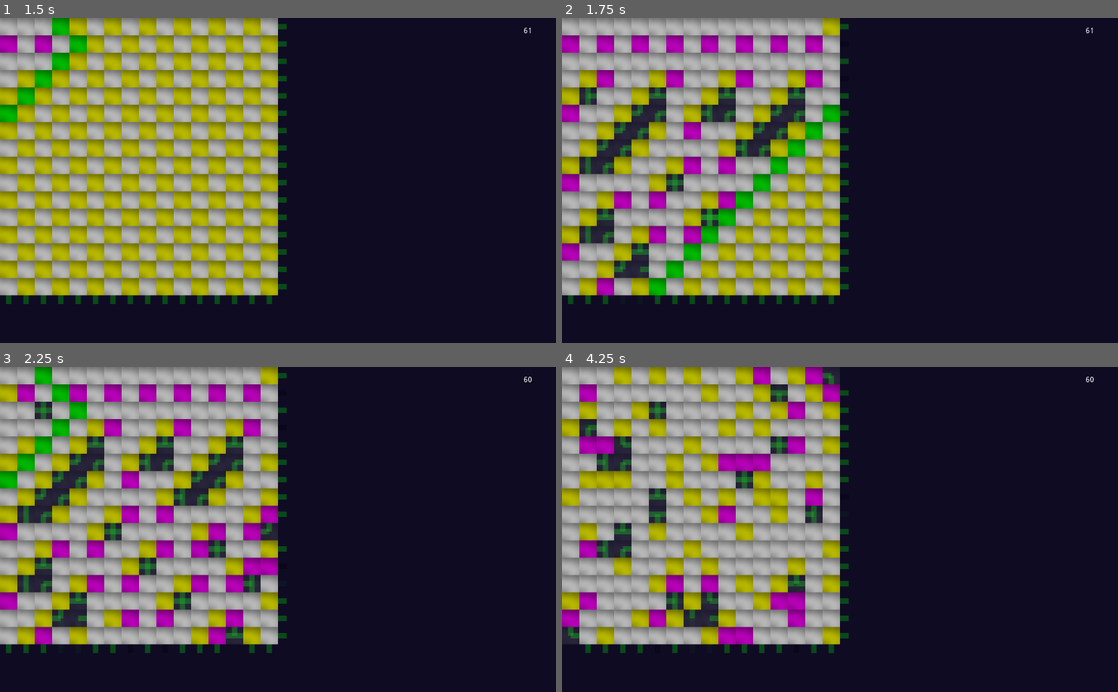
Above: before the commit, frames 1-4 (two rows, left to right).
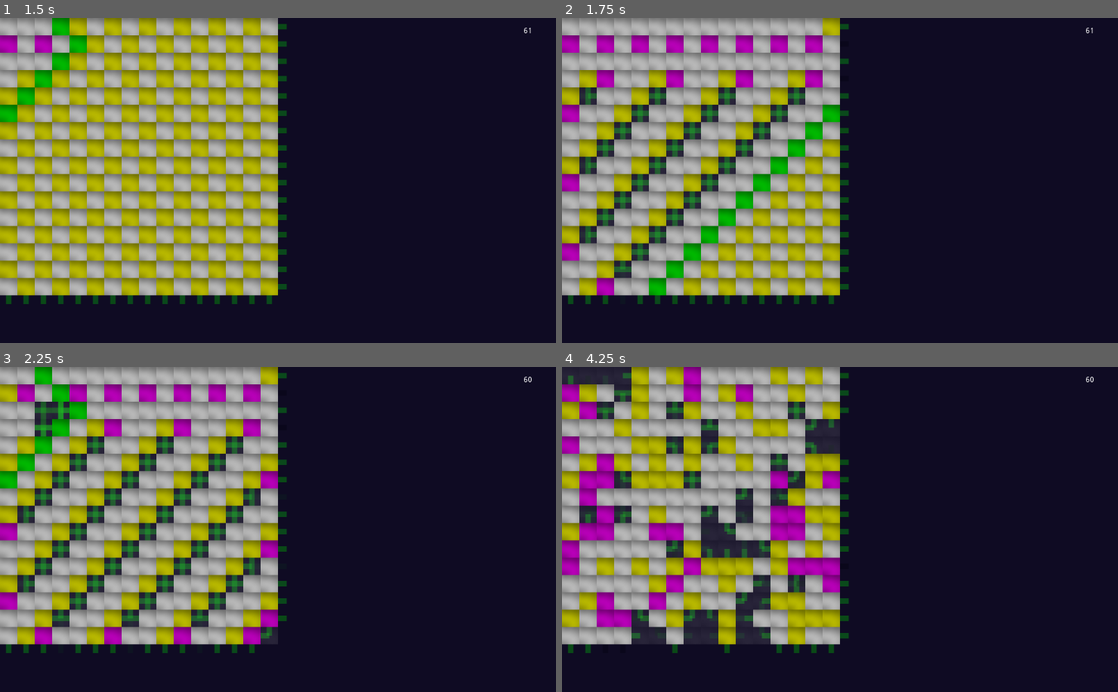
Above: after the commit, the same moments.

Repository: jonnelafin/Adjacency
Game: Godot game, scene res://Scenes/Main.tscn
Two runs of this game, one before a commit and one after it. Both use one fixed random seed, a clock stepped at 60 frames per second and the inputs below.
Inputs (mouse positions are in pixels of both pictures, inside the frame that each line leads up to):
- Up to frame 1 (1.5 s): tap Enter at 0.5 s; move the mouse to (11, 27) at 0.52 s; click (11, 27) at 0.67 s; move the mouse to (11, 44) at 1.27 s; click (11, 44) at 1.42 s
- Up to frame 2 (1.75 s): no input
- Up to frame 3 (2.25 s): move the mouse to (11, 409) at 2.02 s; click (11, 409) at 2.17 s
- Up to frame 4 (4.25 s): move the mouse to (573, 428) at 2.77 s; click (573, 428) at 2.92 s; move the mouse to (573, 445) at 3.52 s; click (573, 445) at 3.67 s

Frame 1 is identical in both runs. In frame 2, 7.9% of the frame differs, in the area x 4-44%, y 23-89%; in frame 3, 17%; in frame 4, 30%, in the area x 0-52%, y 0-89%.

Commit message:
actually useful

Diff:
--- a/Assets/Tiles/TileBasic.gd
+++ b/Assets/Tiles/TileBasic.gd
@@ -130,9 +130,9 @@
 		-3:
 			state = -1
 		-2:
+			state = 0
+		-1:
 			state = -1
-		-1:
-			state = 0
 		0:
 			state = 1
 		1:
Not shown, changed: Export/html/Adjacency.pck
Not shown, changed: Export/lin/Adjacency.x86_64
Not shown, changed: Export/win/Adjacency.exe
